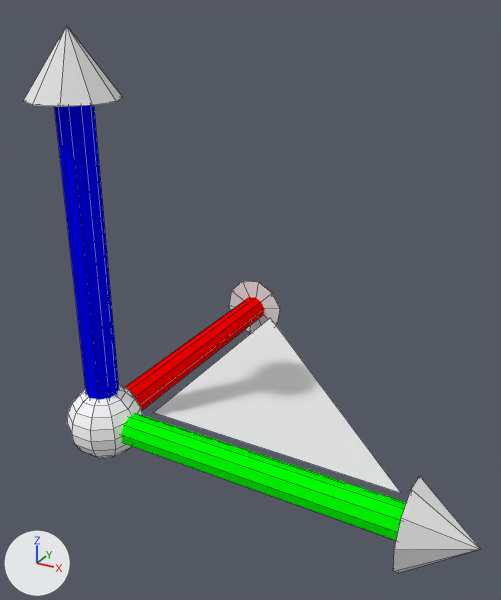
What one commit did to the Blender file pybzflag/extra_media/widget.blend.
Rendered twice from a 50 mm camera at (36.4, -39.5, 34.4) aimed at (9.4, 9.5, 10.0). Every picture has the same lights, and +X, +Y and +Z are marked at lower left. Mesh edges are drawn as thin lines.
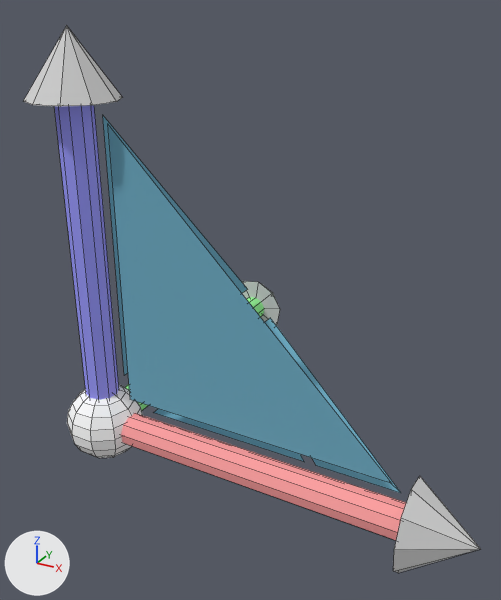
Pixel boxes (x1, y1, x2, y2) of what changed, in the pictures (501 x 600 px):
'Cube', recoloured, turned
    before: (153, 318, 401, 493)
    after: (108, 124, 391, 483)
'Cylinder', recoloured
    both: (54, 105, 119, 400)
'Cylinder.001', recoloured (green to pink)
    both: (121, 413, 406, 540)
'Cylinder.002', recoloured (red to green)
    both: (125, 297, 264, 410)
'translate_yz', added
    after: (103, 116, 247, 375)
'walk', added (cyan)
    after: (265, 318, 401, 493)
'translate_xy', added (cyan)
    after: (153, 409, 305, 462)

What changed in the scene script:
```text
Change mat_material_007:
    mat_material_007.base_color: (0.8, 0.8, 0.8) -> (0.168, 0.424, 0.559)  # white #e7e7e7 -> cyan #72aec5
Change mat_material_001:
    mat_material_001.base_color: (1.0, 0.0, 0.0) -> (0.346, 1.0, 0.346)  # red #ff0000 -> green #9fff9f
Change mat_material:
    mat_material.base_color: (0.0, 1.0, 0.0) -> (1.0, 0.361, 0.361)  # green #00ff00 -> pink #ffa2a2
Change mat_material_002:
    mat_material_002.base_color: (0.0, 0.0, 1.0) -> (0.346, 0.346, 1.0)  # blue #0000ff -> blue #9f9fff
Add me_translate_xy:
    me_translate_xy.from_pydata([(18.0, 3.0, 0.0), (3.0, 3.0, 0.0), (3.0, 18.0, 0.0)], [], [(0, 2, 1)])
    me_translate_xy.materials.append(mat_material_007)  # cyan #72aec5
Add me_walk:
    me_walk.from_pydata([(26.0, 3.0, 0.0), (19.0, 3.0, 0.0), (3.0, 26.0, 0.0), (3.0, 19.5, 0.0)], [], [(0, 2, 3), (1, 0, 3)])
    me_walk.materials.append(mat_material_007)  # cyan #72aec5
Add me_translate_yz:
    me_translate_yz.from_pydata([(26.0, 3.0, 0.0), (3.0, 3.0, 0.0), (3.0, 26.0, 0.0)], [], [(0, 2, 1)])
    me_translate_yz.materials.append(mat_material_007)  # cyan #72aec5
Change ob_cube:
    ob_cube.rotation_euler: (0.0, 0.0, 0.0) -> (1.571, 0.0, 0.0)  # degrees (0, 0, 0) -> degrees (90, 0, 0)
Add ob_translate_xy:
    ob_translate_xy = bpy.data.objects.new('translate_xy', me_translate_xy)
    ob_translate_xy.location = (0.0, 0.0, 0.0)
Add ob_walk:
    ob_walk = bpy.data.objects.new('walk', me_walk)
    ob_walk.location = (0.0, 0.0, 0.0)
Add ob_translate_yz:
    ob_translate_yz = bpy.data.objects.new('translate_yz', me_translate_yz)
    ob_translate_yz.location = (0.0, 0.0, 0.0)
    ob_translate_yz.rotation_euler = (1.571, 0.0, 1.571)  # degrees (90, 0, 90)
```
